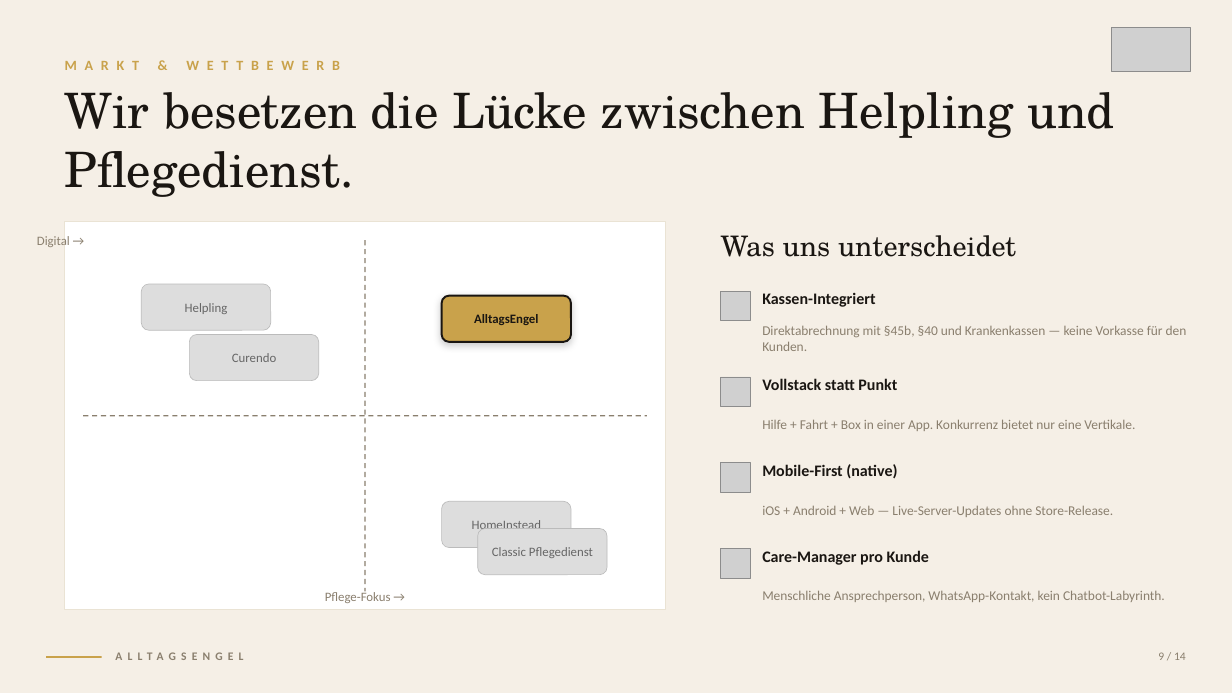
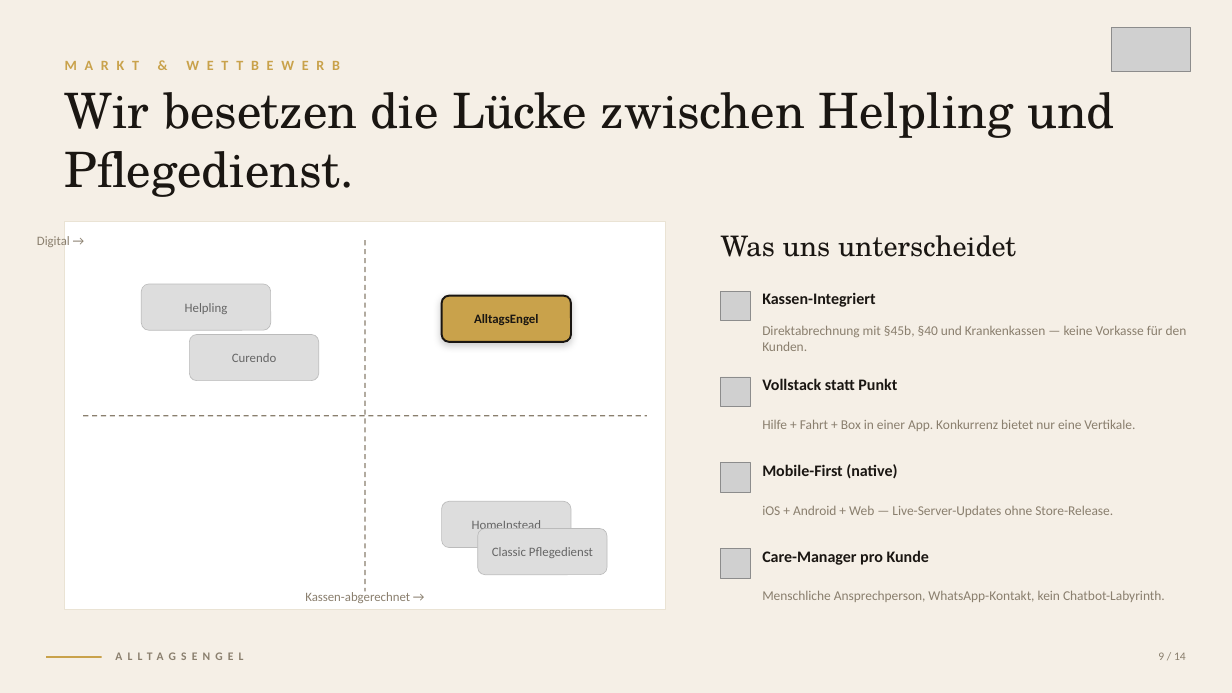
Before and after one commit to YusufFerhatDemir/alltagsengel, a slide deck: slide 9 of investor/AlltagsEngel_PitchDeck_2026.pptx. Drawn at 1232x693 pixels with LibreOffice and Linux fonts; fonts in the diff are those of the drawing; grey boxes stand for pictures. Boxes give left, top, right and bottom in pixels: in the first picture for what was removed or moved away, otherwise in the second. Text is boxed around its words. In the diff, an @@ line names an element or a change of style, - is before the commit and + after.

Commit message:
fix(investor): Pflege/Alltagsbegleitung klar getrennt + Bewertungssystem fuer Engel und Fahrten
- Businessplan: neues Kapitel Qualitaet und Vertrauen mit 5 H3-Sektionen
- Businessplan: TOC + Kapitel 3 Pflege-Markt zu Entlastungs-Landschaft
- Businessplan: Engel = landesrechtlich anerkannte Alltagshelfer statt Pflegekraefte
- Businessplan: expliziter Disclaimer + Risiko-Zeile Abgrenzung vs Pflegedienst
- Pitch Deck: Wettbewerbsmatrix-Achse Pflege-Fokus zu Kassen-abgerechnet
- QA: 2 neue Fragen Qualitaetssicherung + Alltagshelfer vs Pflegekraefte
- OnePager: Loesungs-Absatz erweitert, Titel 22 auf 18pt damit 1 Seite

```diff
--- a/investor/AlltagsEngel_PitchDeck_2026.pptx
+++ b/investor/AlltagsEngel_PitchDeck_2026.pptx
@@ text at [305, 590, 410, 603]: text changed @@
-Pflege-Fokus →
+Kassen-abgerechnet →
```
Also in this commit, not shown: 8 other files.
